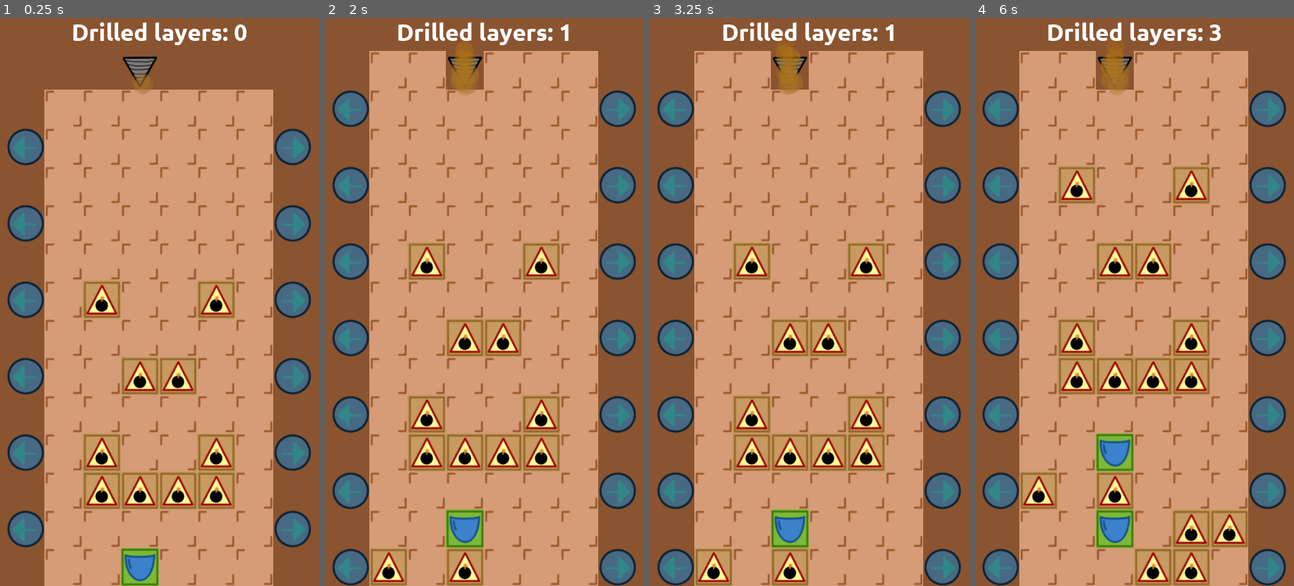
Above: before the commit, frames 1-4 (left to right).
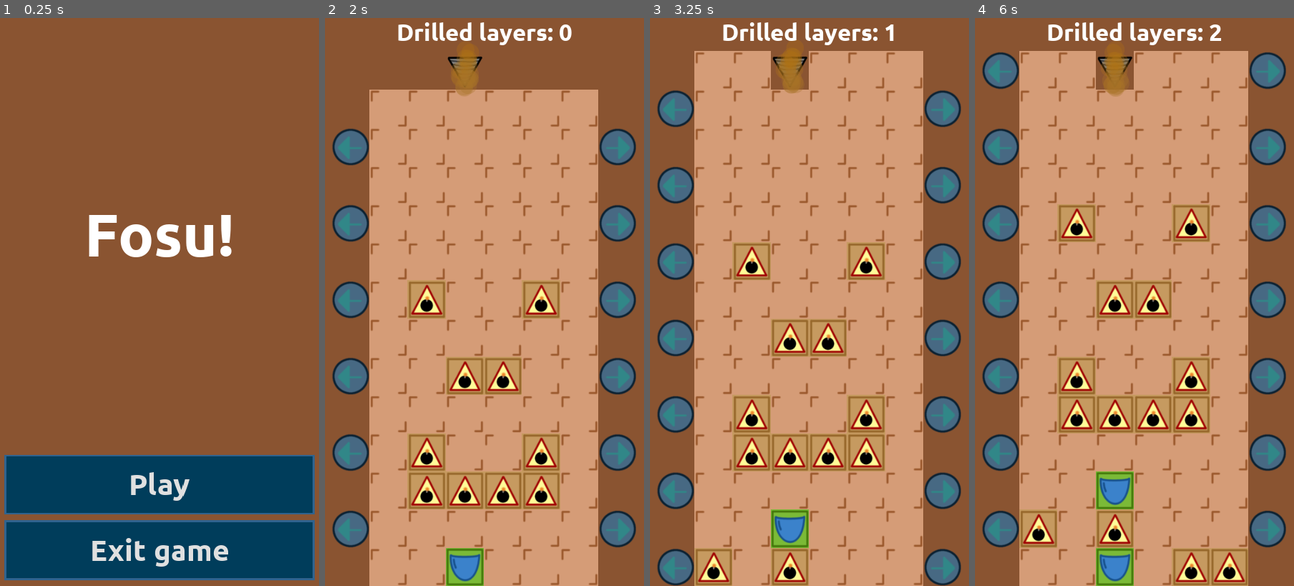
Above: after the commit, the same moments.

Repository: moisesjbc/fosu
Game: Godot game, scene res://gui/main_menu/main_menu.tscn
Same seed, same stepped clock (60 frames per second), same inputs: the game is played once before the commit and once after it. Before the commit the project starts from res://gameplay/main/main.tscn.
Inputs (mouse positions are in pixels of both pictures, inside the frame that each line leads up to):
- Up to frame 1 (0.25 s): no input
- Up to frame 2 (2 s): click (484, 483) at 0.5 s, where only the run after the commit has a clickable "Play"; move the mouse to (554, 273) at 1.27 s; click (554, 273) at 1.42 s
- Up to frame 3 (3.25 s): move the mouse to (745, 330) at 2.02 s; click (745, 330) at 2.17 s; move the mouse to (841, 171) at 2.77 s; click (841, 171) at 2.92 s
- Up to frame 4 (6 s): move the mouse to (1118, 415) at 3.52 s; click (1118, 415) at 3.67 s; move the mouse to (1230, 387) at 4.27 s; click (1230, 387) at 4.42 s; move the mouse to (1038, 211) at 5.02 s; click (1038, 211) at 5.17 s; move the mouse to (1150, 302) at 5.77 s; click (1150, 302) at 5.92 s

The runs differ from the first frame. In frame 1, 73% of the frame differs, in the area x 1-99%, y 0-100%; in frame 2, 30%; in frame 3, 0.1%; in frame 4, 32%.

Commit message:
Add main menu

Diff:
--- /dev/null
+++ b/src/gui/button/button.tscn
@@ -0,0 +1,42 @@
+[gd_scene load_steps=6 format=2]
+
+[ext_resource path="res://fonts/Ubuntu-B.ttf" type="DynamicFontData" id=1]
+
+[sub_resource type="DynamicFont" id=3]
+size = 50
+font_data = ExtResource( 1 )
+
+[sub_resource type="StyleBoxFlat" id=4]
+bg_color = Color( 0.054902, 0.313726, 0.443137, 1 )
+border_width_left = 3
+border_width_top = 3
+border_width_right = 3
+border_width_bottom = 3
+border_color = Color( 0.188235, 0.388235, 0.556863, 1 )
+
+[sub_resource type="StyleBoxFlat" id=5]
+bg_color = Color( 0.0745098, 0.345098, 0.478431, 1 )
+border_width_left = 3
+border_width_top = 3
+border_width_right = 3
+border_width_bottom = 3
+border_color = Color( 0.188235, 0.388235, 0.556863, 1 )
+
+[sub_resource type="StyleBoxFlat" id=2]
+bg_color = Color( 0, 0.239216, 0.356863, 1 )
+border_width_left = 3
+border_width_top = 3
+border_width_right = 3
+border_width_bottom = 3
+border_color = Color( 0.188235, 0.388235, 0.556863, 1 )
+
+[node name="button" type="Button"]
+margin_top = 840.0
+margin_right = 520.0
+margin_bottom = 940.0
+rect_min_size = Vector2( 0, 100 )
+custom_fonts/font = SubResource( 3 )
+custom_styles/hover = SubResource( 4 )
+custom_styles/pressed = SubResource( 5 )
+custom_styles/normal = SubResource( 2 )
+text = "PLAY"
--- /dev/null
+++ b/src/gui/main_menu/main_menu.gd
@@ -0,0 +1,13 @@
+extends Control
+
+
+func _ready():
+	$margin_container/vbox_container/exit_button.visible = (OS.get_name() != "HTML5")
+
+
+func _on_play_button_pressed():
+	get_tree().change_scene("res://gameplay/main/main.tscn")
+
+
+func _on_exit_button_pressed():
+	get_tree().quit()
--- /dev/null
+++ b/src/gui/main_menu/main_menu.tscn
@@ -0,0 +1,50 @@
+[gd_scene load_steps=5 format=2]
+
+[ext_resource path="res://fonts/Ubuntu-B.ttf" type="DynamicFontData" id=1]
+[ext_resource path="res://gui/main_menu/main_menu.gd" type="Script" id=2]
+[ext_resource path="res://gui/button/button.tscn" type="PackedScene" id=3]
+
+[sub_resource type="DynamicFont" id=1]
+size = 100
+font_data = ExtResource( 1 )
+
+[node name="main_menu" type="Control"]
+anchor_right = 1.0
+anchor_bottom = 1.0
+script = ExtResource( 2 )
+
+[node name="margin_container" type="MarginContainer" parent="."]
+anchor_right = 1.0
+anchor_bottom = 1.0
+custom_constants/margin_right = 10
+custom_constants/margin_top = 10
+custom_constants/margin_left = 10
+custom_constants/margin_bottom = 10
+
+[node name="vbox_container" type="VBoxContainer" parent="margin_container"]
+margin_left = 10.0
+margin_top = 10.0
+margin_right = 530.0
+margin_bottom = 950.0
+custom_constants/separation = 10
+
+[node name="title" type="Label" parent="margin_container/vbox_container"]
+margin_right = 520.0
+margin_bottom = 720.0
+size_flags_horizontal = 3
+size_flags_vertical = 3
+custom_fonts/font = SubResource( 1 )
+text = "Fosu!"
+align = 1
+valign = 1
+
+[node name="play_button" parent="margin_container/vbox_container" instance=ExtResource( 3 )]
+margin_top = 730.0
+margin_bottom = 830.0
+text = "Play"
+
+[node name="exit_button" parent="margin_container/vbox_container" instance=ExtResource( 3 )]
+text = "Exit game"
+
+[connection signal="pressed" from="margin_container/vbox_container/play_button" to="." method="_on_play_button_pressed"]
+[connection signal="pressed" from="margin_container/vbox_container/exit_button" to="." method="_on_exit_button_pressed"]
--- a/src/project.godot
+++ b/src/project.godot
@@ -11,7 +11,7 @@
 [application]
 
 config/name="Fosu!"
-run/main_scene="res://gameplay/main/main.tscn"
+run/main_scene="res://gui/main_menu/main_menu.tscn"
 config/icon="res://icon.png"
 
 [display]
